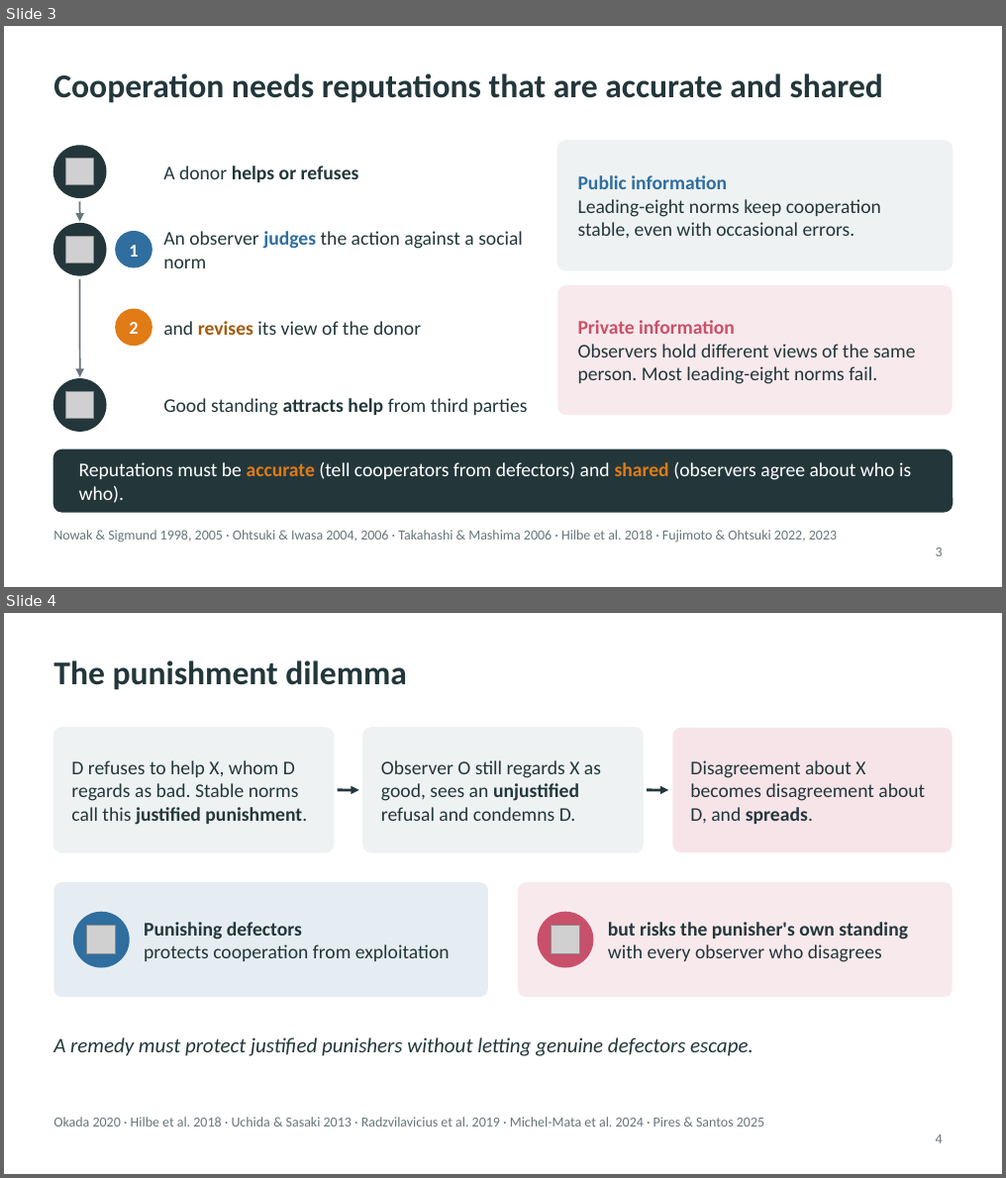
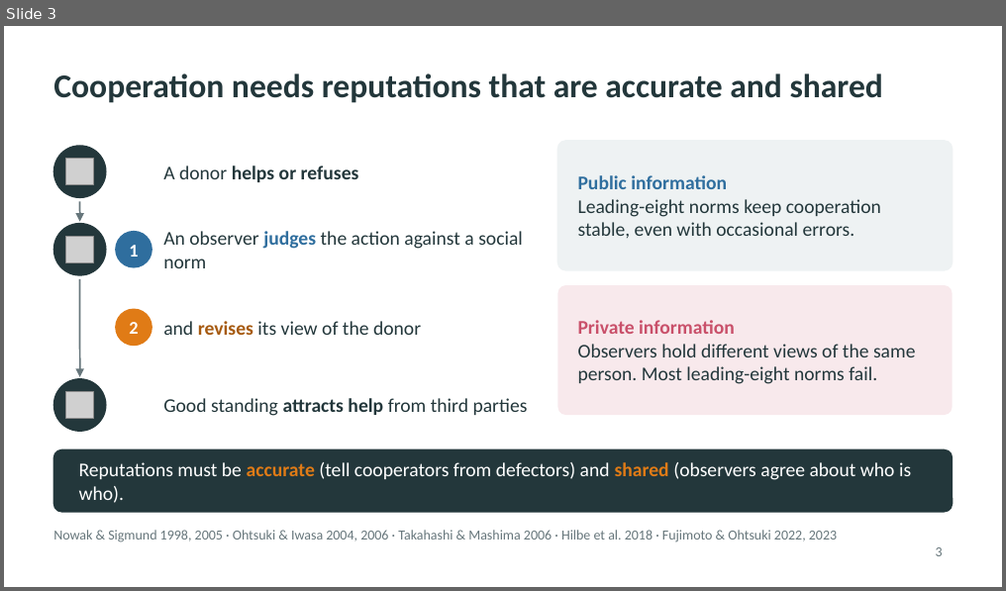
Before and after one commit to JoeWynn7/IR_paper, a slide deck: Slides/IR_motivation_section.pptx. Shown one above the other, each under a label of ours: slides 3 and 4 before the commit, slide 3 after it. The pictures are 1006x1178 and 1006x591 pixels, drawn with LibreOffice and Linux fonts; fonts in the diff are those of the drawing; grey boxes stand for pictures. Boxes give left, top, right and bottom in pixels: in the first picture for what was removed or moved away, otherwise in the second. Text is boxed around its words. In the diff, an @@ line names an element or a change of style, - is before the commit and + after.

```diff
--- a/Slides/IR_motivation_section.pptx
+++ b/Slides/IR_motivation_section.pptx
@@ slide 4 removed at (x1=4, y1=613, x2=1002, y2=1174), background #FFFFFF @@
@@ title removed at (x1=54, y1=661, x2=407, y2=690) @@
-The punishment dilemma
@@ rounded rectangle removed at (x1=54, y1=728, x2=334, y2=853) @@
@@ rounded rectangle removed at (x1=363, y1=728, x2=643, y2=853) @@
@@ rounded rectangle removed at (x1=672, y1=728, x2=952, y2=853) @@
@@ text removed at (x1=71, y1=761, x2=307, y2=825) @@
-D refuses to help X, whom D regards as bad. Stable norms call this justified punishment.
@@ text removed at (x1=381, y1=761, x2=601, y2=821) @@
-Observer O still regards X as good, sees an unjustified refusal and condemns D.
@@ text removed at (x1=690, y1=761, x2=925, y2=824) @@
-Disagreement about X becomes disagreement about D, and spreads.
@@ arrow removed from (338, 789) to (359, 789) @@
@@ arrow removed from (647, 789) to (668, 789) @@
@@ rounded rectangle removed at (x1=54, y1=882, x2=488, y2=997) @@
@@ rounded rectangle removed at (x1=518, y1=882, x2=952, y2=997) @@
@@ ellipse removed at (x1=74, y1=912, x2=129, y2=967) @@
@@ picture removed at (x1=87, y1=926, x2=116, y2=955) @@
@@ text removed at (x1=144, y1=922, x2=450, y2=961) @@
-Punishing defectors
-protects cooperation from exploitation
@@ ellipse removed at (x1=538, y1=912, x2=593, y2=967) @@
@@ picture removed at (x1=550, y1=926, x2=580, y2=955) @@
@@ text removed at (x1=608, y1=922, x2=908, y2=962) @@
-but risks the punisher's own standing
-with every observer who disagrees
@@ text removed at (x1=54, y1=1038, x2=753, y2=1057) @@
-A remedy must protect justified punishers without letting genuine defectors escape.
@@ text removed at (x1=54, y1=1117, x2=764, y2=1127) @@
-Okada 2020 · Hilbe et al. 2018 · Uchida & Sasaki 2013 · Radzvilavicius et al. 2019 · Michel-Mata et al. 2024 · Pires & Santos 2025
@@ page number removed at (x1=936, y1=1135, x2=943, y2=1144) @@
-4
```
Also in this commit, not shown: 4 slides changed, 2 slides added, 1 other slide removed, 2 other files.
